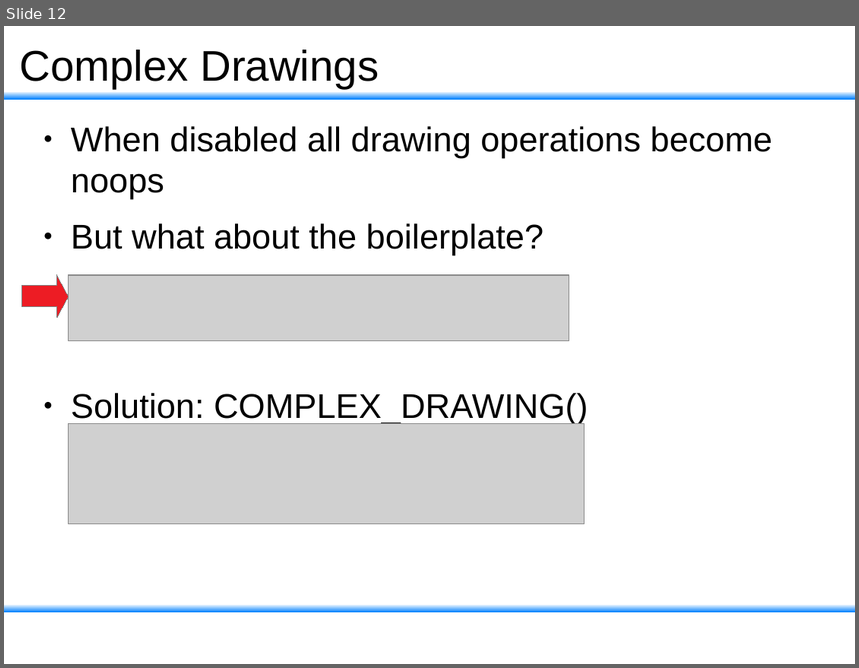
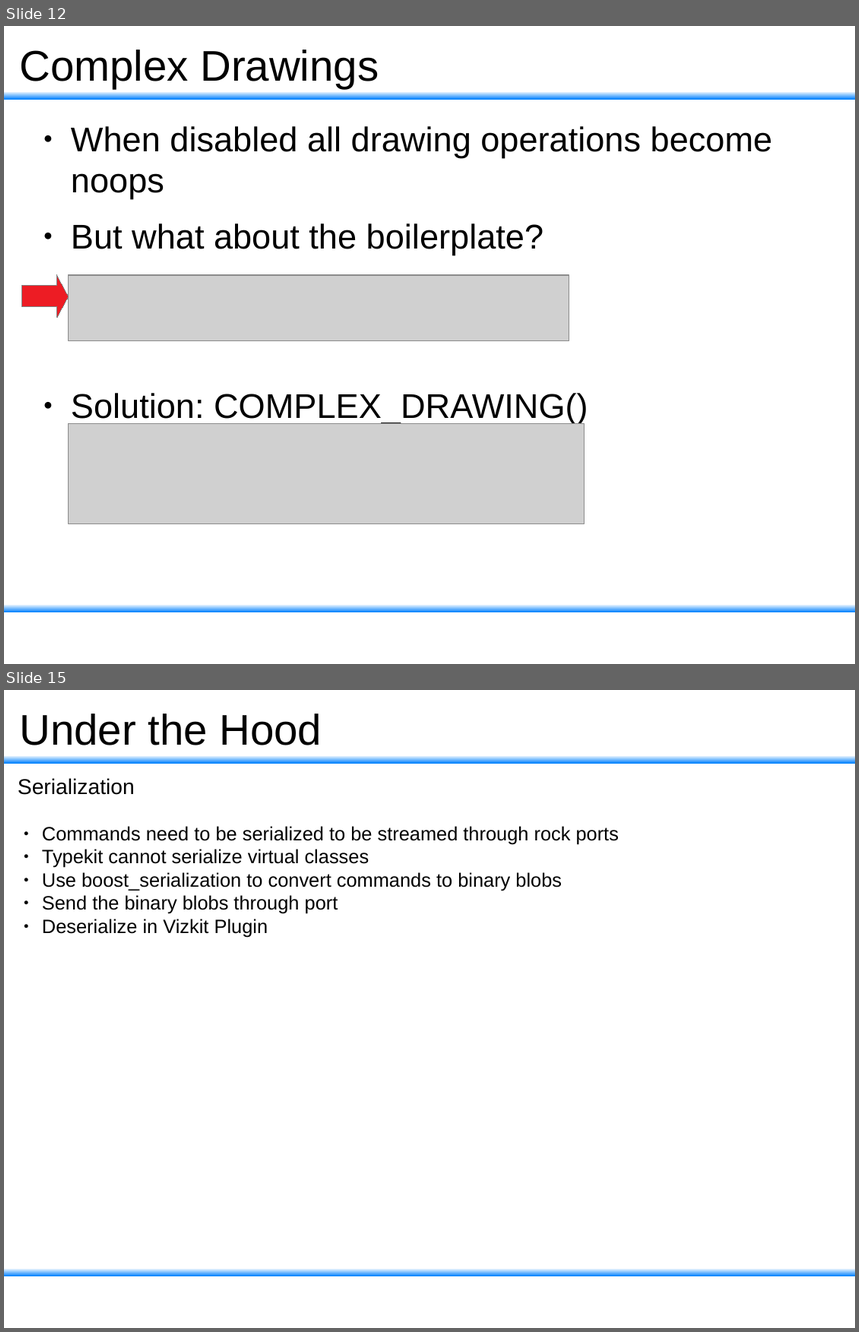
Before and after one commit to rock-gui/gui-vizkit3d_debug_drawings, a slide deck: doc/slides.odp. Shown one above the other, each under a label of ours: slide 12 before the commit, slides 12 and 15 after it; the slides between them are not shown. The pictures are 859x668 and 859x1332 pixels, drawn with LibreOffice and Linux fonts; fonts in the diff are those of the drawing; grey boxes stand for pictures; background and template pictures are left out. Boxes give left, top, right and bottom in pixels: in the first picture for what was removed or moved away, otherwise in the second. Text is boxed around its words. In the diff, an @@ line names an element or a change of style, - is before the commit and + after.

```diff
--- a/doc/slides.odp
+++ b/doc/slides.odp
@@ slide 15 added at [4, 690, 855, 1328], background #FFFFFF; not listed: 2 template elements that a slide beside it also shows @@
@@ title added at [19, 714, 322, 745], 40 pt, text #000000 @@
+Under the Hood
@@ text added at [18, 778, 135, 795], 20 pt, text #000000 @@
+Serialization
@@ text added at [42, 826, 619, 937], 18 pt, text #000000 @@
+● Commands need to be serialized to be streamed through rock ports
+● Typekit cannot serialize virtual classes
+● Use boost_serialization to convert commands to binary blobs
+● Send the binary blobs through port
+● Deserialize in Vizkit Plugin
```
Also in this commit, not shown: 6 other slides added, 1 slide removed.
